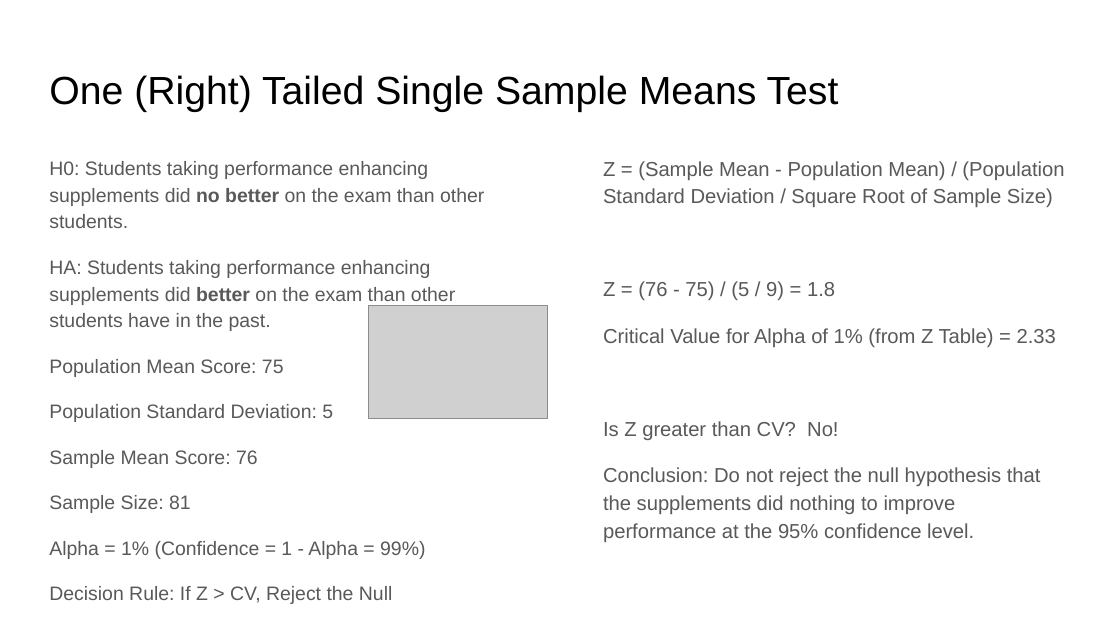
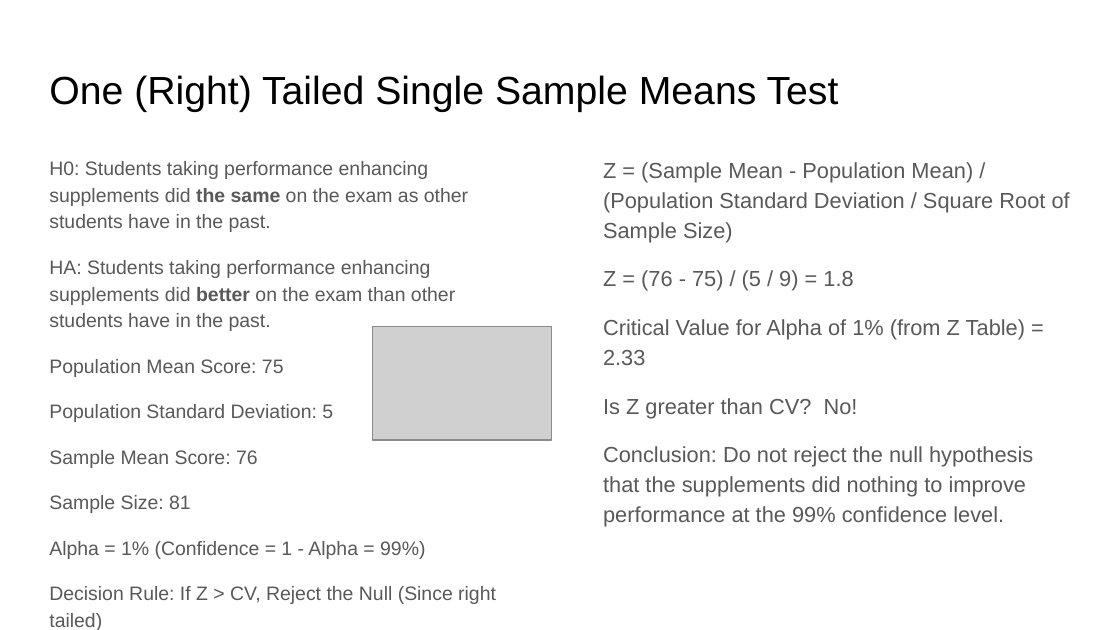
Before and after one commit to rjwrobel86/Python4Statistics, a slide deck: slide 32 of Stuff For Class/Slides/Hypothesis Testing.pptx (slide 27 before the commit). Drawn at 1120x630 pixels with LibreOffice and Linux fonts; fonts in the diff are those of the drawing; grey boxes stand for pictures. Boxes give left, top, right and bottom in pixels: in the first picture for what was removed or moved away, otherwise in the second. Text is boxed around its words. In the diff, an @@ line names an element or a change of style, - is before the commit and + after.

```diff
--- a/Stuff For Class/Slides/Hypothesis Testing.pptx
+++ b/Stuff For Class/Slides/Hypothesis Testing.pptx
@@ text at [49, 161, 468, 232]: text changed @@
-H0: Students taking performance enhancing supplements did no better on the exam than other students.
+H0: Students taking performance enhancing supplements did the same on the exam as other students have in the past.
@@ text at [603, 162, 1070, 418]: size 12.9 to 14 pt in "Z = (Sample Mean - Population Mean) ...", "Z = (76 - 75) / (5 ...", "Critical Value for Alpha of 1% (from ...", "Is Z greater than CV? No!" @@
@@ picture: place and size @@
-picture at [368, 306, 548, 419]
+picture at [373, 327, 552, 440]
@@ text at [603, 446, 1033, 527]: text changed; size 12.9 to 14 pt @@
-Conclusion: Do not reject the null hypothesis that the supplements did nothing to improve performance at the 95% confidence level.
+Conclusion: Do not reject the null hypothesis that the supplements did nothing to improve performance at the 99% confidence level.
@@ text at [49, 586, 496, 630]: text changed @@
-Decision Rule: If Z > CV, Reject the Null
+Decision Rule: If Z > CV, Reject the Null (Since right tailed)
```
Also in this commit, not shown: 12 other slides changed, 19 slides added, 11 slides removed, 32 other files.
